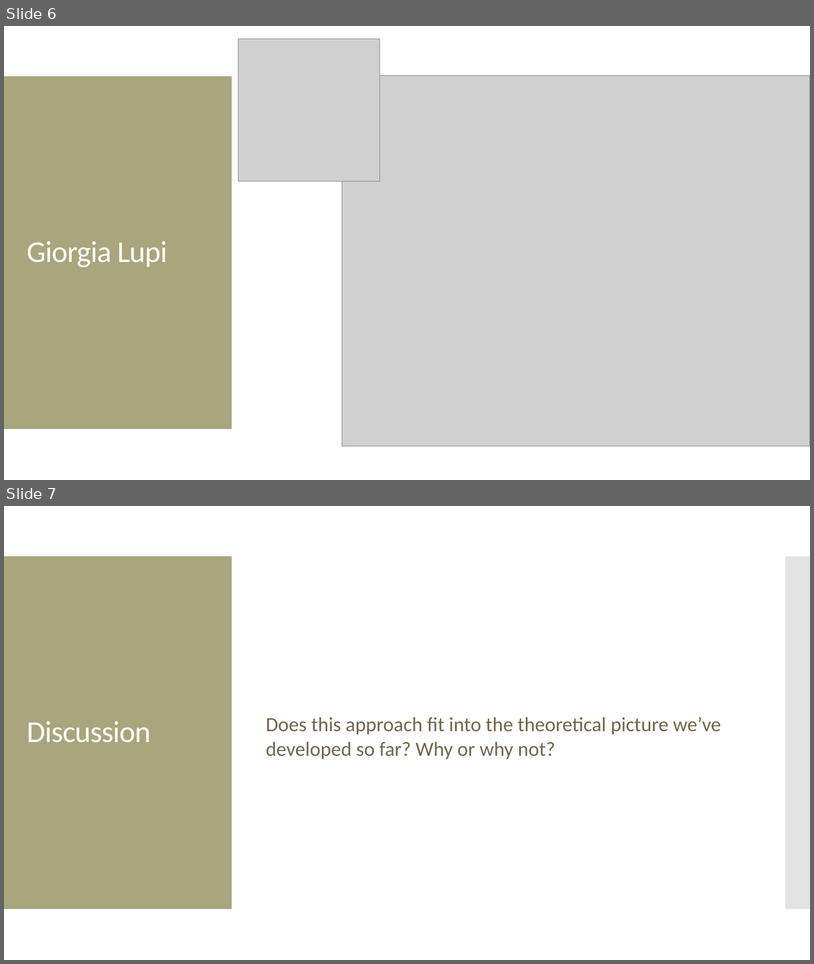
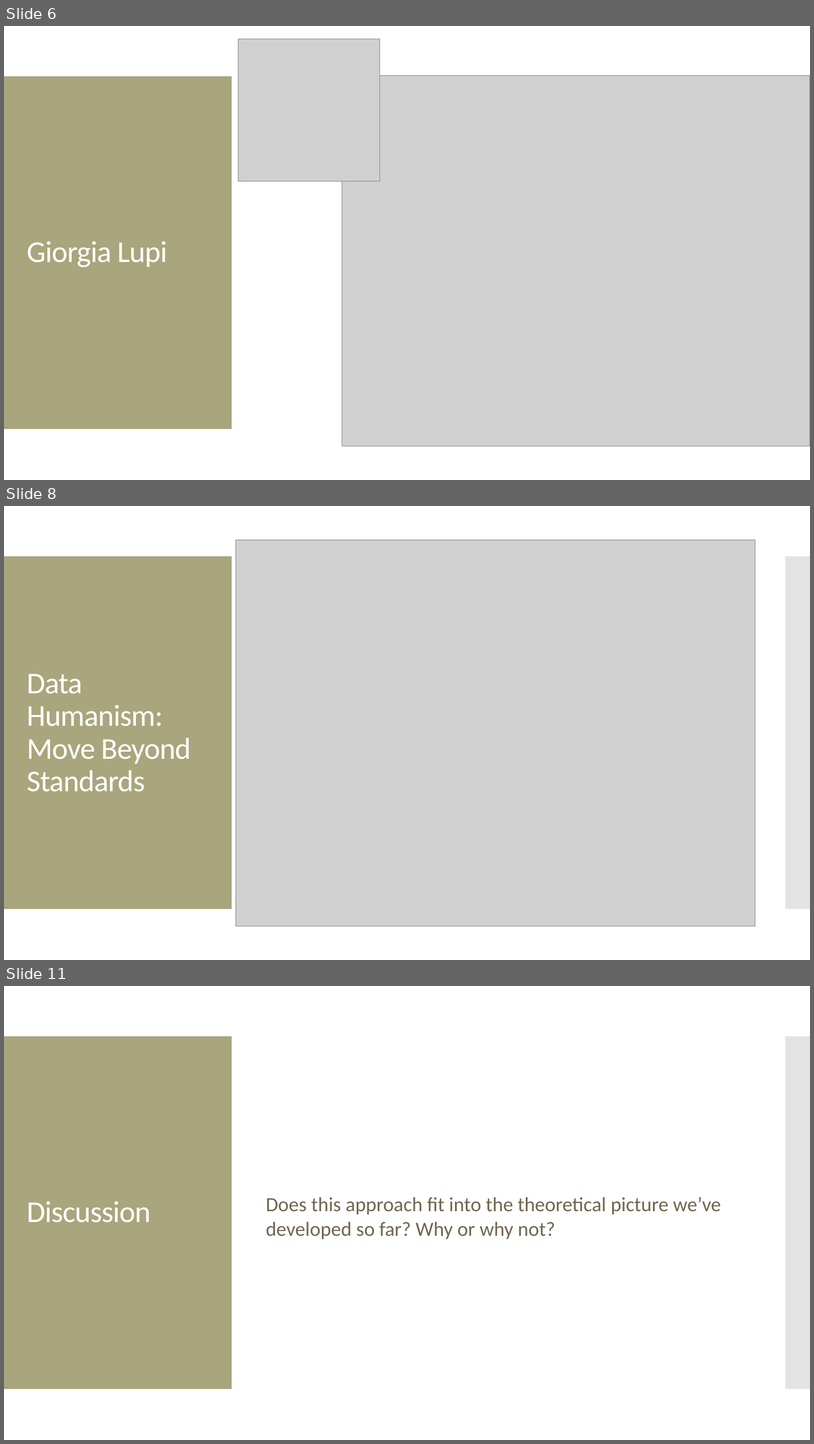
Before and after one commit to amosca01/SDS-CSC109, a slide deck: slides/10-data-humanism.pptx. Shown one above the other, each under a label of ours: slides 6 and 7 before the commit, slides 6, 8 and 11 after it; the slides between them are not shown. The pictures are 814x964 and 814x1444 pixels, drawn with LibreOffice and Linux fonts; fonts in the diff are those of the drawing; grey boxes stand for pictures. Boxes give left, top, right and bottom in pixels: in the first picture for what was removed or moved away, otherwise in the second. Text is boxed around its words. In the diff, an @@ line names an element or a change of style, - is before the commit and + after.

```diff
--- a/slides/10-data-humanism.pptx
+++ b/slides/10-data-humanism.pptx
@@ slide 8 added at (4,506,810,960), background #FFFFFF; not listed: 2 template elements that a slide beside it also shows @@
@@ picture added at (236,540,756,926) @@
@@ title added at (27,673,191,792), 36 pt, text #FFFFFF @@
+Data Humanism: Move Beyond Standards
@@ what was slide 7 is now slide 11 @@
```
Also in this commit, not shown: 3 other slides added, 4 other files.
